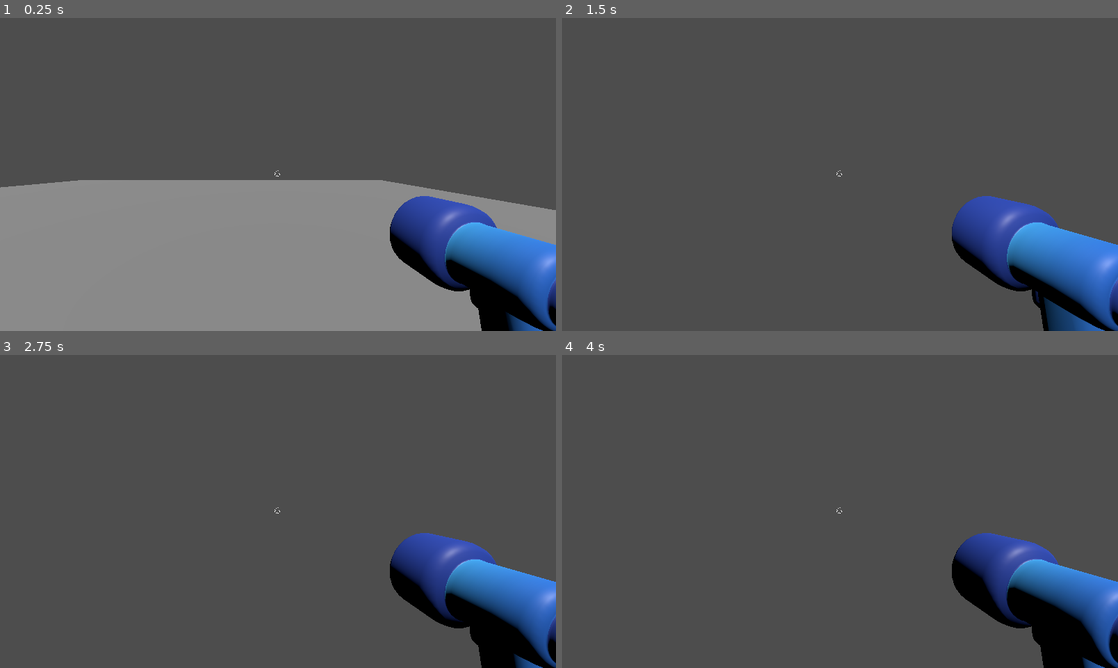
Above: before the commit, frames 1-4 (two rows, left to right).
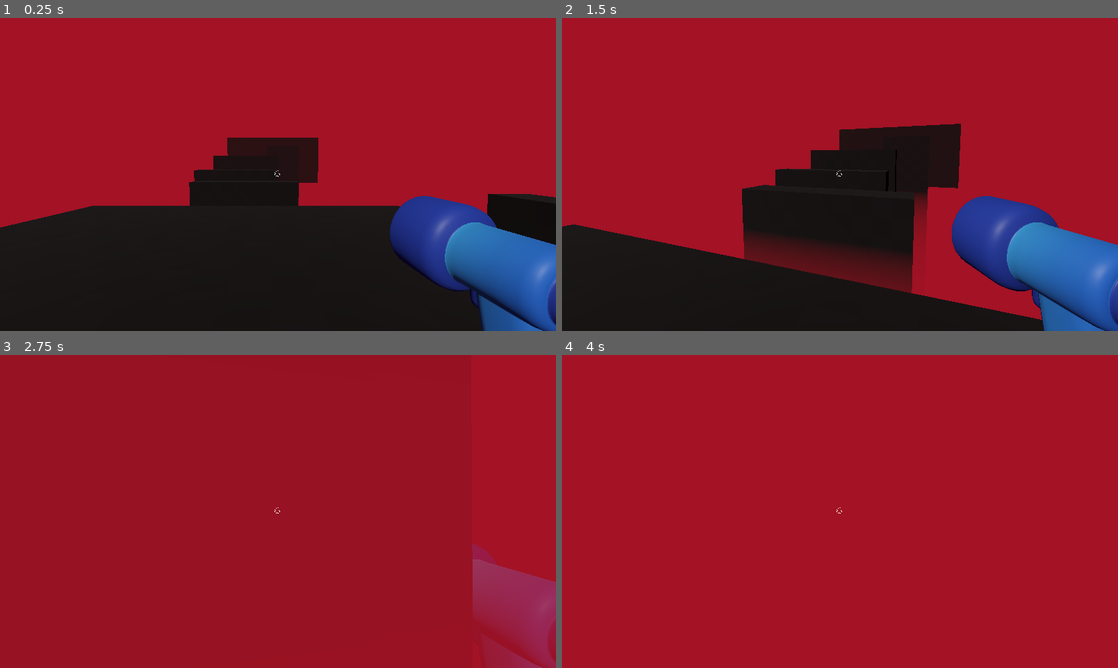
Above: after the commit, the same moments.

Repository: shiz1ee/3D-arena
Game: Godot game, scene res://game.tscn
The game is run twice, just before and just after one commit, with the same random seed, the same clock (stepped at 60 frames per second) and the same inputs. This scene is started directly instead of the project's main scene.
Inputs (mouse positions are in pixels of both pictures, inside the frame that each line leads up to):
- Up to frame 1 (0.25 s): no input
- Up to frame 2 (1.5 s): tap Enter at 0.5 s; move the mouse to (867, 174) at 0.52 s; hold W (move_forward) from 0.53 s (still down); tap Alt at 0.6 s; tap Space (jump) at 0.77 s; move the mouse to (812, 174) at 1.27 s; tap Shift at 1.35 s
- Up to frame 3 (2.75 s): keep holding W (move_forward); tap Space (jump) at 1.52 s; move the mouse to (289, 505) at 2.02 s; tap Alt at 2.1 s
- Up to frame 4 (4 s): keep holding W (move_forward); move the mouse to (834, 517) at 2.77 s; tap Shift at 2.85 s; tap Space (jump) at 3.02, 3.5, 3.77 s; move the mouse to (878, 514) at 3.52 s; tap Alt at 3.6 s

The runs differ from the first frame. In frame 1, 97% of the frame differs, in the area x 0-100%, y 0-100%; in frame 2, 97%; in frame 3, 100%; in frame 4, 100%.

Commit message:
finally completed the game arena

Diff:
--- a/game.tscn
+++ b/game.tscn
@@ -1,17 +1,196 @@
 [gd_scene format=3 uid="uid://dbb7bok6i3ocr"]
 
 [ext_resource type="PackedScene" uid="uid://bsmy4lstu8bv2" path="res://player/player.tscn" id="1_80nbo"]
+[ext_resource type="Texture2D" uid="uid://bb4nctt041oag" path="res://level/checkboard.png" id="1_e2o6t"]
+
+[sub_resource type="StandardMaterial3D" id="StandardMaterial3D_80nbo"]
+albedo_color = Color(0.10594321, 0.07521012, 0.07520739, 1)
+albedo_texture = ExtResource("1_e2o6t")
+uv1_triplanar = true
+
+[sub_resource type="Environment" id="Environment_80nbo"]
+background_mode = 1
+background_color = Color(0.6045267, 0.20795241, 0.14697814, 1)
+ambient_light_source = 2
+ambient_light_color = Color(0.44937313, 0.22237423, 0.26106745, 1)
+tonemap_mode = 2
+tonemap_exposure = 0.4
+fog_enabled = true
+fog_mode = 1
+fog_light_color = Color(0.7652679, 0.11431321, 0.20752898, 1)
+fog_density = 1.0
+fog_height = -0.9
+fog_height_density = 0.3955
 
 [node name="Game" type="Node3D" unique_id=1894482551]
 
 [node name="CSGBox3D" type="CSGBox3D" parent="." unique_id=1261092989]
-transform = Transform3D(1, 0, 0, 0, 1, 0, 0, 0, 1, -0.54848623, -5.158642, -0.19470549)
+transform = Transform3D(1, 0, 0, 0, 1, 0, 0, 0, 1, 19.451513, -1.8586416, -1.1947055)
+use_collision = true
+size = Vector3(10, 8.6, 10)
+material = SubResource("StandardMaterial3D_80nbo")
+
+[node name="CSGBox3D2" type="CSGBox3D" parent="." unique_id=2027703311]
+transform = Transform3D(1, 0, 0, 0, 1, 0, 0, 0, 1, -0.048486233, -15.158642, 0.0052945167)
+use_collision = true
+size = Vector3(10, 30, 10)
+material = SubResource("StandardMaterial3D_80nbo")
+
+[node name="CSGBox3D7" type="CSGBox3D" parent="." unique_id=730756474]
+transform = Transform3D(1, 0, 0, 0, 1, 0, 0, 0, 1, -10.548487, -14.85863, -2.1947055)
+use_collision = true
+size = Vector3(1, 29.6, 5)
+material = SubResource("StandardMaterial3D_80nbo")
+
+[node name="CSGBox3D21" type="CSGBox3D" parent="." unique_id=1265254372]
+transform = Transform3D(1, 0, 0, 0, 1, 0, 0, 0, 1, -7.5484867, -14.85863, 1.8052945)
+use_collision = true
+size = Vector3(1, 29.6, 5)
+material = SubResource("StandardMaterial3D_80nbo")
+
+[node name="CSGBox3D16" type="CSGBox3D" parent="." unique_id=260884317]
+transform = Transform3D(1, 0, 0, 0, 1, 0, 0, 0, 1, 9.451513, -6.5586305, -1.1947055)
+use_collision = true
+size = Vector3(1, 15, 5)
+material = SubResource("StandardMaterial3D_80nbo")
+
+[node name="CSGBox3D19" type="CSGBox3D" parent="." unique_id=371881215]
+transform = Transform3D(1, 0, 0, 0, 1, 0, 0, 0, 1, 7.051513, -14.55863, -1.1947055)
+use_collision = true
+size = Vector3(1, 30, 5)
+material = SubResource("StandardMaterial3D_80nbo")
+
+[node name="CSGBox3D17" type="CSGBox3D" parent="." unique_id=1878023266]
+transform = Transform3D(1, 0, 0, 0, 1, 0, 0, 0, 1, 11.951513, -8.758631, -1.1947055)
+use_collision = true
+size = Vector3(1, 21, 5)
+material = SubResource("StandardMaterial3D_80nbo")
+
+[node name="CSGBox3D18" type="CSGBox3D" parent="." unique_id=618694766]
+transform = Transform3D(1, 0, 0, 0, 1, 0, 0, 0, 1, 8.451513, -14.65863, 8.805294)
+use_collision = true
+size = Vector3(3, 26, 3)
+material = SubResource("StandardMaterial3D_80nbo")
+
+[node name="CSGBox3D28" type="CSGBox3D" parent="." unique_id=1512108838]
+transform = Transform3D(1, 0, 0, 0, 1, 0, 0, 0, 1, 3.0515132, -15.90863, 18.005295)
+use_collision = true
+size = Vector3(9, 25.5, 3)
+material = SubResource("StandardMaterial3D_80nbo")
+
+[node name="CSGBox3D13" type="CSGBox3D" parent="." unique_id=1274905248]
+transform = Transform3D(-4.371139e-08, 0, -1, 0, 1, 0, 1, 0, -4.371139e-08, -1.4484867, -13.258631, -14.594706)
+use_collision = true
+size = Vector3(1, 30, 5)
+material = SubResource("StandardMaterial3D_80nbo")
+
+[node name="CSGBox3D20" type="CSGBox3D" parent="." unique_id=1558891155]
+transform = Transform3D(-4.371139e-08, 0, -1, 0, 1, 0, 1, 0, -4.371139e-08, 1.4515133, -12.258631, -18.394707)
+use_collision = true
+size = Vector3(2, 30, 3)
+material = SubResource("StandardMaterial3D_80nbo")
+
+[node name="CSGBox3D14" type="CSGBox3D" parent="." unique_id=620890791]
+transform = Transform3D(-4.371139e-08, 0, -1, 0, 1, 0, 1, 0, -4.371139e-08, -0.5484867, -14.65863, -8.194706)
+use_collision = true
+size = Vector3(1, 30, 5)
+material = SubResource("StandardMaterial3D_80nbo")
+
+[node name="CSGBox3D15" type="CSGBox3D" parent="." unique_id=721835302]
+transform = Transform3D(-4.371139e-08, 0, -1, 0, 1, 0, 1, 0, -4.371139e-08, -1.5484867, -14.258631, -11.194706)
+use_collision = true
+size = Vector3(1, 30, 5)
+material = SubResource("StandardMaterial3D_80nbo")
+
+[node name="CSGBox3D8" type="CSGBox3D" parent="." unique_id=1795182333]
+transform = Transform3D(1, 0, 0, 0, 1, 0, 0, 0, 1, -16.548487, -13.958631, -3.1947055)
+use_collision = true
+size = Vector3(1, 27.4, 5)
+material = SubResource("StandardMaterial3D_80nbo")
+
+[node name="CSGBox3D22" type="CSGBox3D" parent="." unique_id=6917802]
+transform = Transform3D(1, 0, 0, 0, 1, 0, 0, 0, 1, -13.548487, -13.958631, 1.8052945)
+use_collision = true
+size = Vector3(1, 27.4, 5)
+material = SubResource("StandardMaterial3D_80nbo")
+
+[node name="CSGBox3D10" type="CSGBox3D" parent="." unique_id=396498152]
+transform = Transform3D(1, 0, 0, 0, 1, 0, 0, 0, 1, -23.548487, -11.05863, -2.1947055)
+use_collision = true
+size = Vector3(1, 23.2, 5)
+material = SubResource("StandardMaterial3D_80nbo")
+
+[node name="CSGBox3D23" type="CSGBox3D" parent="." unique_id=463442705]
+transform = Transform3D(1, 0, 0, 0, 1, 0, 0, 0, 1, -19.948486, -11.55863, -1.1947055)
+use_collision = true
+size = Vector3(1, 23.2, 5)
+material = SubResource("StandardMaterial3D_80nbo")
+
+[node name="CSGBox3D11" type="CSGBox3D" parent="." unique_id=1349252257]
+transform = Transform3D(-4.371139e-08, 0, 1, 0, 1, 0, -1, 0, -4.371139e-08, -0.5484867, -16.65863, 8.805294)
+use_collision = true
+size = Vector3(1, 30, 5)
+material = SubResource("StandardMaterial3D_80nbo")
+
+[node name="CSGBox3D12" type="CSGBox3D" parent="." unique_id=450070904]
+transform = Transform3D(-4.371139e-08, 0, 1, 0, 1, 0, -1, 0, -4.371139e-08, 14.451513, -16.65863, 9.805294)
+use_collision = true
+size = Vector3(4, 28, 3)
+material = SubResource("StandardMaterial3D_80nbo")
+
+[node name="CSGBox3D24" type="CSGBox3D" parent="." unique_id=478819707]
+transform = Transform3D(-4.371139e-08, 0, 1, 0, 1, 0, -1, 0, -4.371139e-08, 16.451513, -15.65863, 5.805294)
+use_collision = true
+size = Vector3(1, 28, 1)
+material = SubResource("StandardMaterial3D_80nbo")
+
+[node name="CSGBox3D25" type="CSGBox3D" parent="." unique_id=1356814973]
+transform = Transform3D(-4.371139e-08, 0, 1, 0, 1, 0, -1, 0, -4.371139e-08, 19.451513, -14.65863, 7.805294)
+use_collision = true
+size = Vector3(1, 28, 1)
+material = SubResource("StandardMaterial3D_80nbo")
+
+[node name="CSGBox3D26" type="CSGBox3D" parent="." unique_id=1927377921]
+transform = Transform3D(-4.371139e-08, 0, 1, 0, 1, 0, -1, 0, -4.371139e-08, 21.751513, -13.65863, 6.905294)
+use_collision = true
+size = Vector3(1, 28, 1)
+material = SubResource("StandardMaterial3D_80nbo")
+
+[node name="CSGBox3D27" type="CSGBox3D" parent="." unique_id=2098793261]
+transform = Transform3D(-4.371139e-08, 0, 1, 0, 1, 0, -1, 0, -4.371139e-08, 23.551514, -12.50863, 5.305294)
+use_collision = true
+size = Vector3(2, 27.7, 1)
+material = SubResource("StandardMaterial3D_80nbo")
+
+[node name="CSGBox3D5" type="CSGBox3D" parent="." unique_id=1722641752]
+transform = Transform3D(1, 0, 0, 0, 1, 0, 0, 0, 1, 0.4515133, 1.4413581, -26.094706)
+use_collision = true
+size = Vector3(10, 5, 10)
+material = SubResource("StandardMaterial3D_80nbo")
+
+[node name="CSGBox3D4" type="CSGBox3D" parent="." unique_id=1609735107]
+transform = Transform3D(1, 0, 0, 0, 1, 0, 0, 0, 1, -31.548485, -5.158642, -1.194706)
+use_collision = true
 size = Vector3(10, 10, 10)
+material = SubResource("StandardMaterial3D_80nbo")
+
+[node name="CSGBox3D3" type="CSGBox3D" parent="." unique_id=1864664686]
+transform = Transform3D(1, 0, 0, 0, 1, 0, 0, 0, 1, -10.048487, -8.658642, 16.805294)
+use_collision = true
+size = Vector3(23, 11, 8)
+material = SubResource("StandardMaterial3D_80nbo")
+
+[node name="CSGBox3D6" type="CSGBox3D" parent="." unique_id=403402476]
+transform = Transform3D(1, 0, 0, 0, 1, 0, 0, 0, 1, 9.7515135, -8.158642, 19.855293)
+use_collision = true
+size = Vector3(10, 10, 13.7)
+material = SubResource("StandardMaterial3D_80nbo")
 
 [node name="Player" parent="." unique_id=1565603305 instance=ExtResource("1_80nbo")]
 transform = Transform3D(1, 0, 0, 0, 1, 0, 0, 0, 1, 1, 0, 2)
 
 [node name="DirectionalLight3D" type="DirectionalLight3D" parent="." unique_id=1009550096]
-transform = Transform3D(1, 0, 0, 0, 0.5, 0.8660253, 0, -0.8660253, 0.5, -9, 21, 23)
+transform = Transform3D(0.8660254, -0.3535534, -0.35355335, 0.5, 0.61237246, 0.61237234, 0, -0.7071067, 0.7071068, -18, 20, 15)
 
 [node name="WorldEnvironment" type="WorldEnvironment" parent="." unique_id=369901672]
+environment = SubResource("Environment_80nbo")
